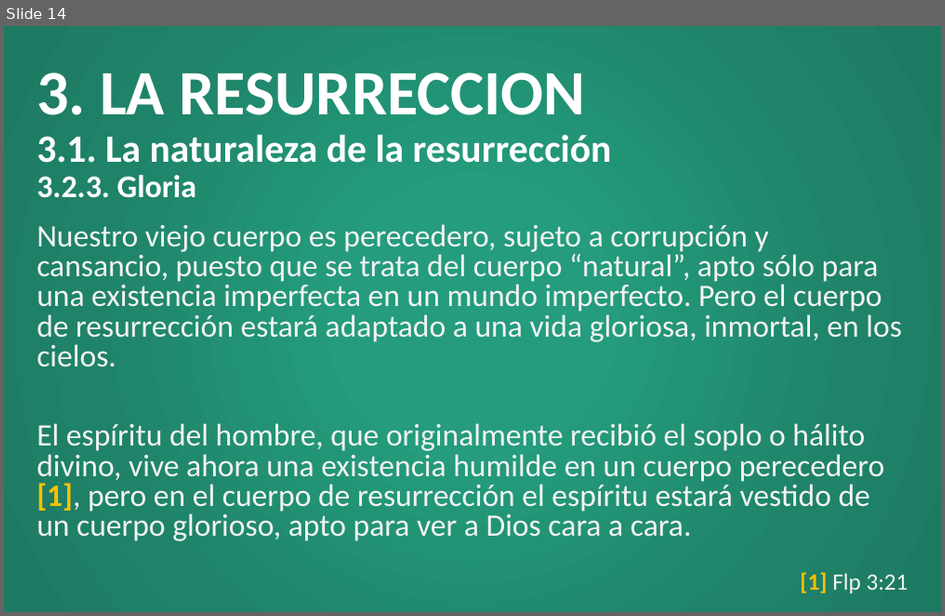
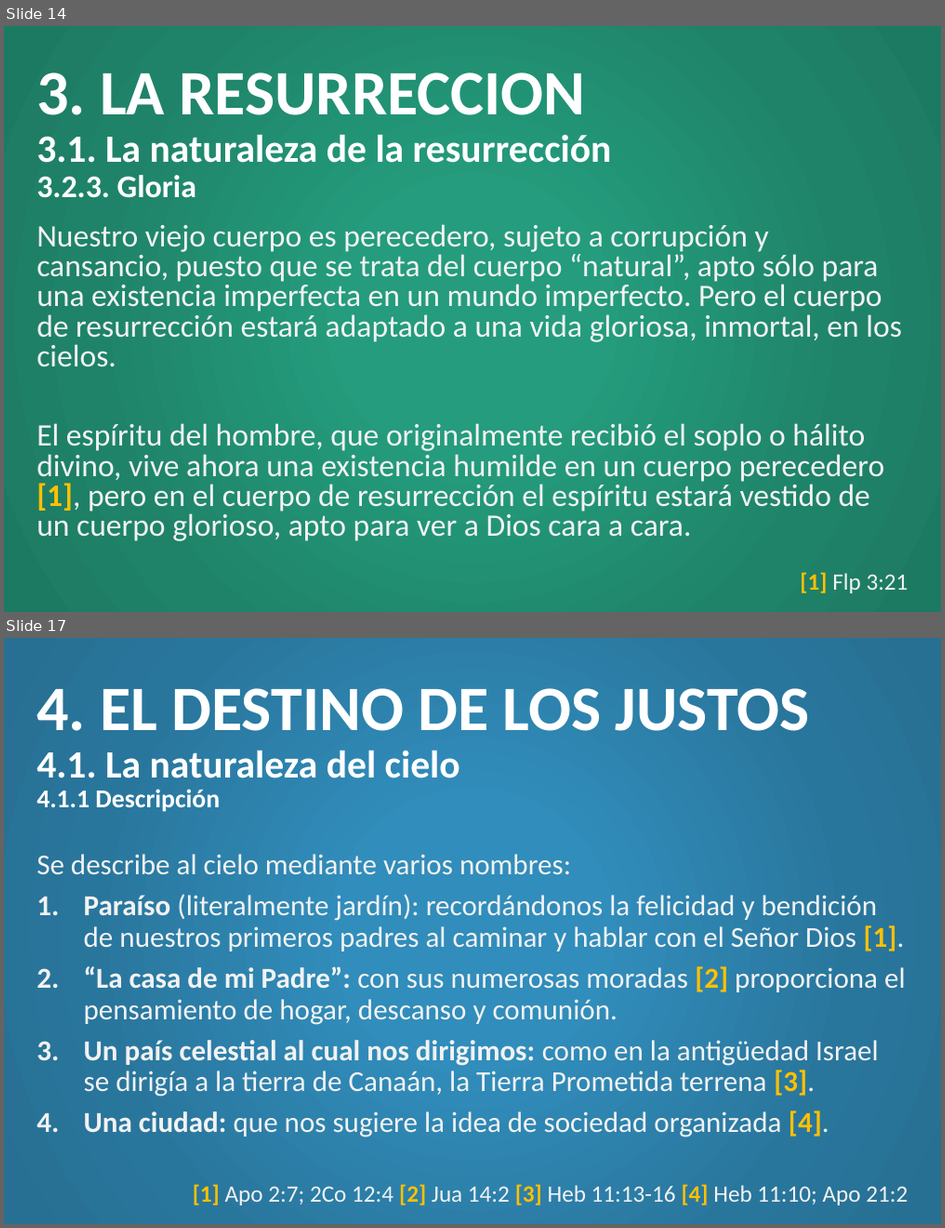
Before and after one commit to CreyTuning/documents, a slide deck: slideshow/Teologia Sistematica y Biblica - Myer Pearlman/Clases/10. Acontecimientos finales.pptx. Shown one above the other, each under a label of ours: slide 14 before the commit, slides 14 and 17 after it; the slides between them are not shown. The pictures are 945x616 and 945x1228 pixels, drawn with LibreOffice and Linux fonts; fonts in the diff are those of the drawing. Boxes give left, top, right and bottom in pixels: in the first picture for what was removed or moved away, otherwise in the second. Text is boxed around its words. In the diff, an @@ line names an element or a change of style, - is before the commit and + after.

```diff
--- a/slideshow/Teologia Sistematica y Biblica - Myer Pearlman/Clases/10. Acontecimientos finales.pptx
+++ b/slideshow/Teologia Sistematica y Biblica - Myer Pearlman/Clases/10. Acontecimientos finales.pptx
@@ slide 17 added at (x1=4, y1=638, x2=941, y2=1224), background gradient #318DBB to #29769D to #276F93 @@
@@ title added at (x1=37, y1=688, x2=809, y2=812), 29.7 pt, text #FFFFFF, bold @@
+4. EL DESTINO DE LOS JUSTOS
+4.1. La naturaleza del cielo
+4.1.1 Descripción
@@ text added at (x1=37, y1=854, x2=906, y2=1137), 22.2 pt, text #F2F2F2 @@
+Se describe al cielo mediante varios nombres:
+1. Paraíso (literalmente jardín): recordándonos la felicidad y bendición de nuestros primeros padres al caminar y hablar con el Señor Dios [1].
+2. “La casa de mi Padre”: con sus numerosas moradas [2] proporciona el pensamiento de hogar, descanso y comunión.
+3. Un país celestial al cual nos dirigimos: como en la antigüedad Israel se dirigía a la tierra de Canaán, la Tierra Prometida terrena [3].
+4. Una ciudad: que nos sugiere la idea de sociedad organizada [4].
@@ text added at (x1=193, y1=1184, x2=908, y2=1205), 18 pt, text #F2F2F2 @@
+[1] Apo 2:7; 2Co 12:4 [2] Jua 14:2 [3] Heb 11:13-16 [4] Heb 11:10; Apo 21:2
```
Also in this commit, not shown: 20 other slides added, 2 other files.
